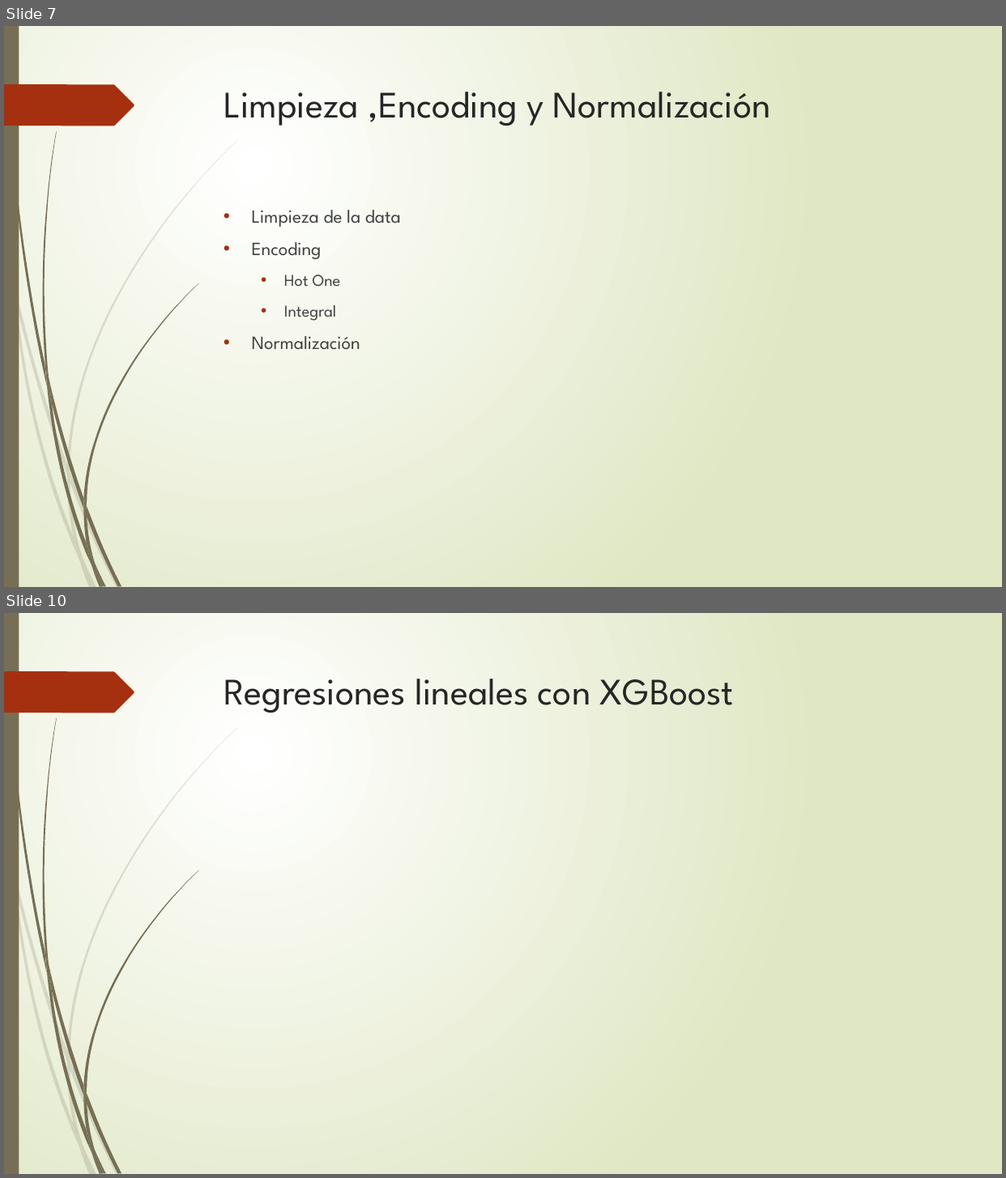
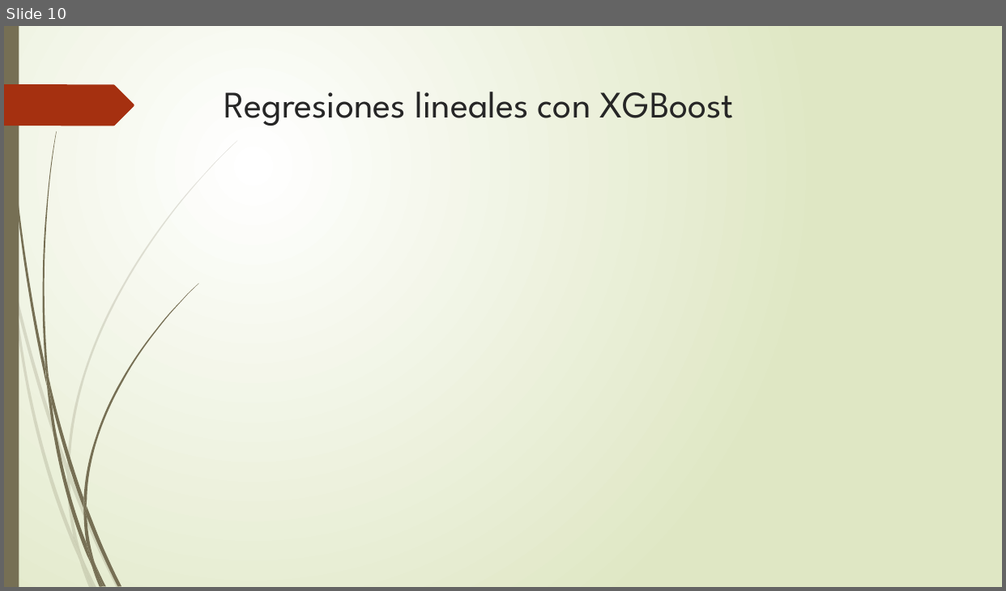
Before and after one commit to corderobot/Kaggle_House-Prices, a slide deck: Docs/House Prices.pptx. Shown one above the other, each under a label of ours: slides 7 and 10 before the commit, slide 10 after it; the slides between them are not shown. The pictures are 1006x1178 and 1006x591 pixels, drawn with LibreOffice and Linux fonts; fonts in the diff are those of the drawing. Boxes give left, top, right and bottom in pixels: in the first picture for what was removed or moved away, otherwise in the second. Text is boxed around its words. In the diff, an @@ line names an element or a change of style, - is before the commit and + after.

```diff
--- a/Docs/House Prices.pptx
+++ b/Docs/House Prices.pptx
@@ slide 7 removed at (x1=4, y1=26, x2=1002, y2=587), background gradient #FFFFFF to #DFE8C4; not listed: 24 template elements that a slide beside it also shows @@
@@ title removed at (x1=224, y1=92, x2=771, y2=126) @@
-Limpieza ,Encoding y Normalización
@@ text removed at (x1=252, y1=210, x2=401, y2=350) @@
-• Limpieza de la data
-• Encoding
-  • Hot One
-  • Integral
-• Normalización
```
Also in this commit, not shown: 5 slides changed, 9 slides added, 3 other slides removed.
